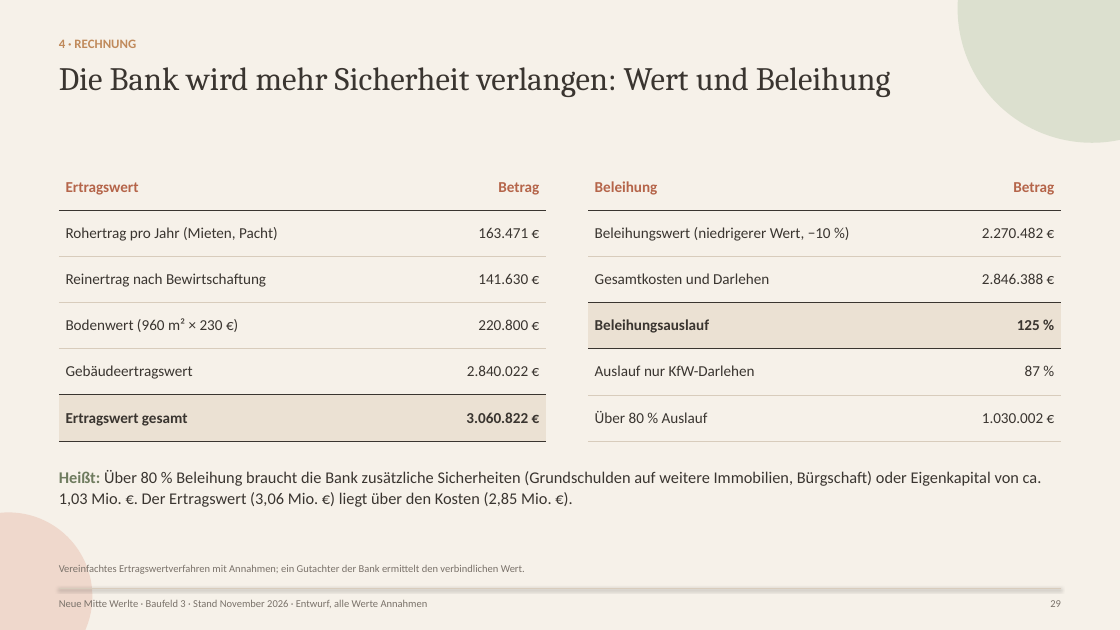
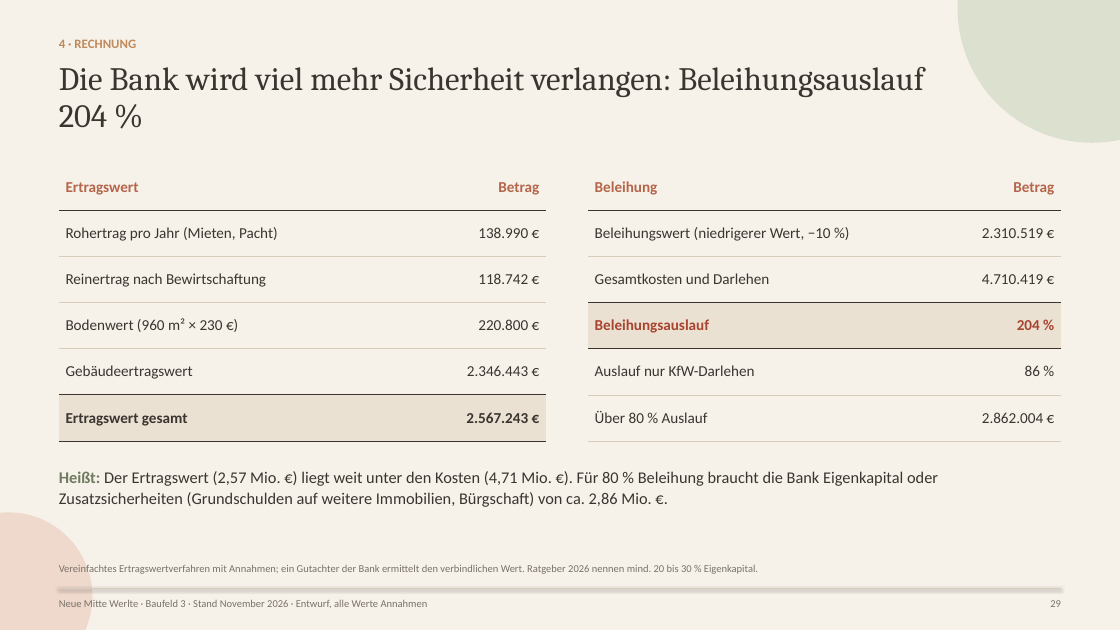
Before and after one commit to CartoonUsername/bau-projekt, a slide deck: slide 29 of praesentation/werlte_master/plan_8WE/deck/Neue-Mitte-Werlte_Baufeld3_Bankpraesentation_2026-11.pptx. Drawn at 1120x630 pixels with LibreOffice and Linux fonts; fonts in the diff are those of the drawing. Boxes give left, top, right and bottom in pixels: in the first picture for what was removed or moved away, otherwise in the second. Text is boxed around its words. In the diff, an @@ line names an element or a change of style, - is before the commit and + after.

```diff
--- a/praesentation/werlte_master/plan_8WE/deck/Neue-Mitte-Werlte_Baufeld3_Bankpraesentation_2026-11.pptx
+++ b/praesentation/werlte_master/plan_8WE/deck/Neue-Mitte-Werlte_Baufeld3_Bankpraesentation_2026-11.pptx
@@ text at (59, 67, 924, 127): text changed @@
-Die Bank wird mehr Sicherheit verlangen: Wert und Beleihung
+Die Bank wird viel mehr Sicherheit verlangen: Beleihungsauslauf 204 %
@@ table at (59, 164, 546, 441) @@
-row 2, column 2: 163.471 €
+row 2, column 2: 138.990 €
-row 3, column 2: 141.630 €
+row 3, column 2: 118.742 €
-row 5, column 2: 2.840.022 €
+row 5, column 2: 2.346.443 €
-row 6, column 2: 3.060.822 €
+row 6, column 2: 2.567.243 €
@@ table at (588, 164, 1061, 441) @@
-row 2, column 2: 2.270.482 €
+row 2, column 2: 2.310.519 €
-row 3, column 2: 2.846.388 €
+row 3, column 2: 4.710.419 €
-row 4, column 2: 125 %
+row 4, column 2: 204 %
-row 5, column 2: 87 %
+row 5, column 2: 86 %
-row 6, column 2: 1.030.002 €
+row 6, column 2: 2.862.004 €
@@ text colour #3A3530 to #A8442F in "Beleihungsauslauf" @@
@@ text at (59, 471, 938, 507): text changed @@
-Heißt: Über 80 % Beleihung braucht die Bank zusätzliche Sicherheiten (Grundschulden auf weitere Immobilien, Bürgschaft) oder Eigenkapital von ca. 1,03 Mio. €. Der Ertragswert (3,06 Mio. €) liegt über den Kosten (2,85 Mio. €).
+Heißt: Der Ertragswert (2,57 Mio. €) liegt weit unter den Kosten (4,71 Mio. €). Für 80 % Beleihung braucht die Bank Eigenkapital oder Zusatzsicherheiten (Grundschulden auf weitere Immobilien, Bürgschaft) von ca. 2,86 Mio. €.
@@ text at (59, 565, 758, 574): text changed @@
-Vereinfachtes Ertragswertverfahren mit Annahmen; ein Gutachter der Bank ermittelt den verbindlichen Wert.
+Vereinfachtes Ertragswertverfahren mit Annahmen; ein Gutachter der Bank ermittelt den verbindlichen Wert. Ratgeber 2026 nennen mind. 20 bis 30 % Eigenkapital.
```
Also in this commit, not shown: 25 other slides changed, 7 other files.
